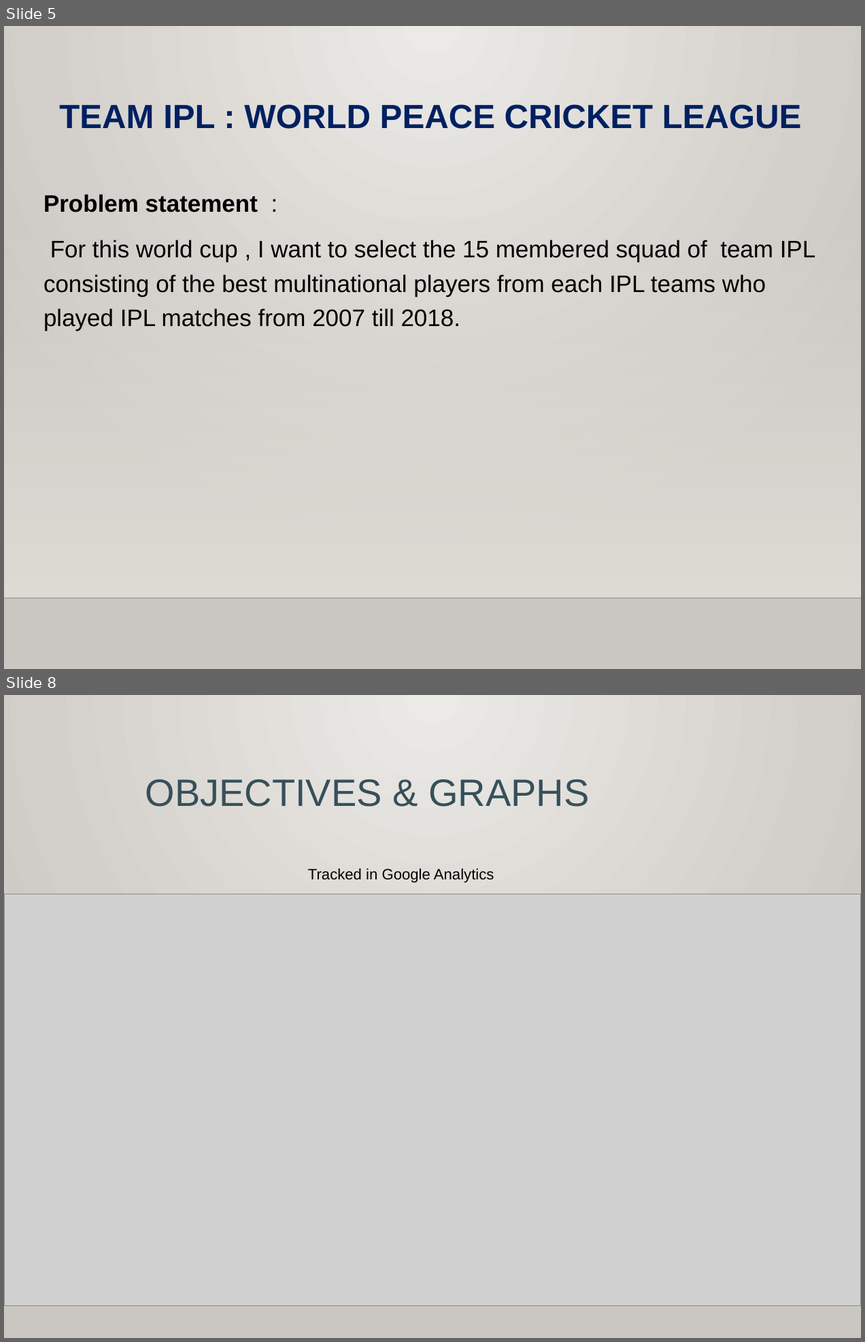
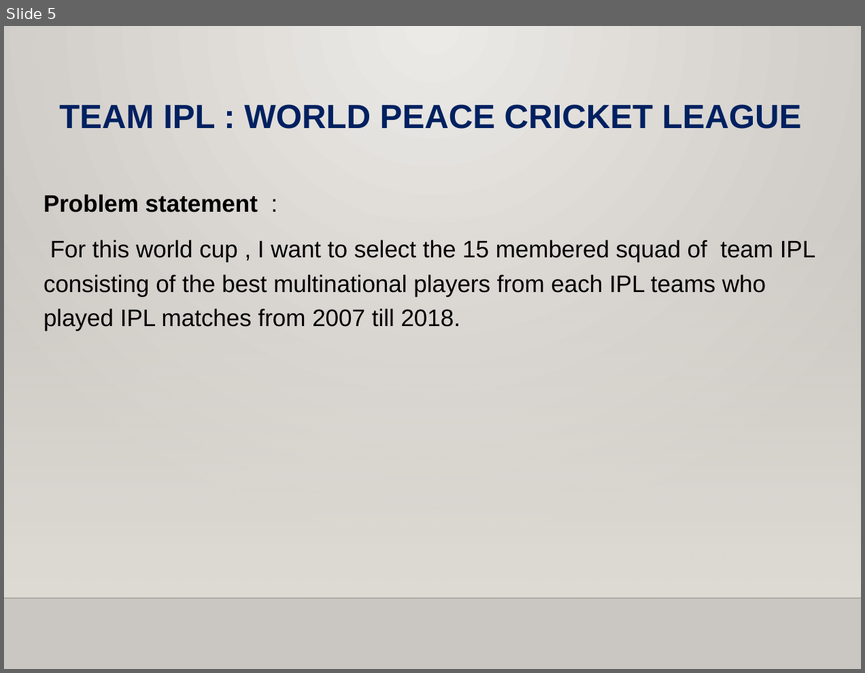
Before and after one commit to idhariharan/Hari-Iyer-INSAID-GCDAI-, a slide deck: Hari IyerMarch 2019 Cohort Term1 Project World Peace Cricket League.pptx. Shown one above the other, each under a label of ours: slides 5 and 8 before the commit, slide 5 after it; the slides between them are not shown. The pictures are 865x1342 and 865x673 pixels, drawn with LibreOffice and Linux fonts; fonts in the diff are those of the drawing; grey boxes stand for pictures; background and template pictures are left out. Boxes give left, top, right and bottom in pixels: in the first picture for what was removed or moved away, otherwise in the second. Text is boxed around its words. In the diff, an @@ line names an element or a change of style, - is before the commit and + after.

```diff
--- a/Hari IyerMarch 2019 Cohort Term1 Project World Peace Cricket League.pptx
+++ b/Hari IyerMarch 2019 Cohort Term1 Project World Peace Cricket League.pptx
@@ slide 8 removed at box(4, 695, 861, 1338), background gradient #ECEAE7 to #CAC7C1; not listed: 2 template elements that a slide beside it also shows @@
@@ title removed at box(145, 779, 589, 807) @@
-OBJECTIVES & GRAPHS
@@ text removed at box(308, 868, 494, 883) @@
-Tracked in Google Analytics
@@ picture removed at box(4, 894, 861, 1306) @@
```
Also in this commit, not shown: 1 slide changed, 5 slides added, 1 other slide removed, 4 other files.
